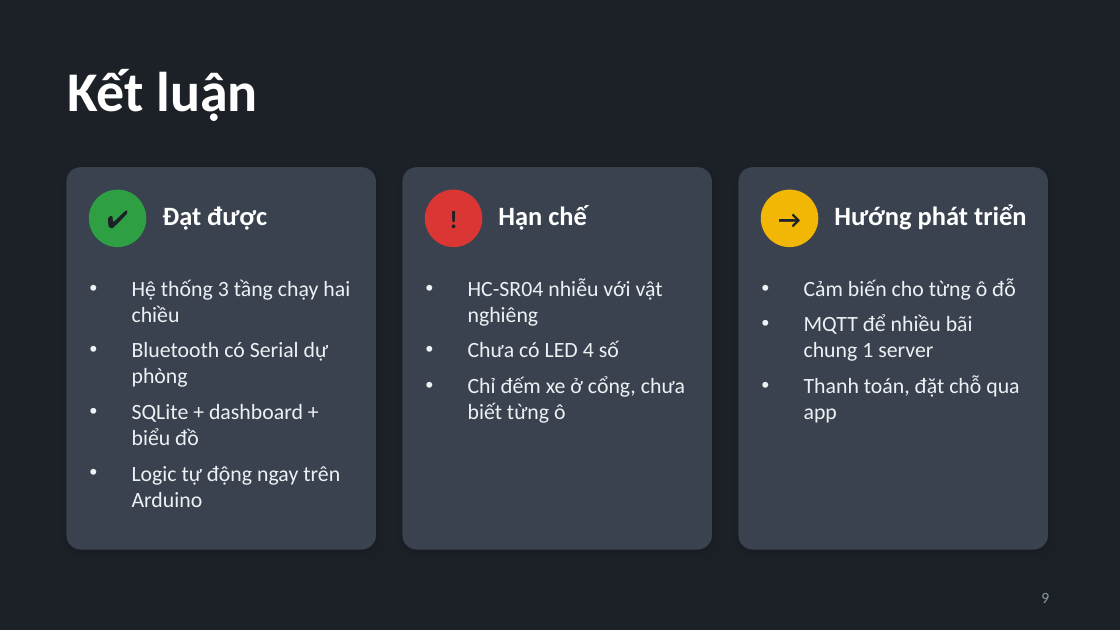
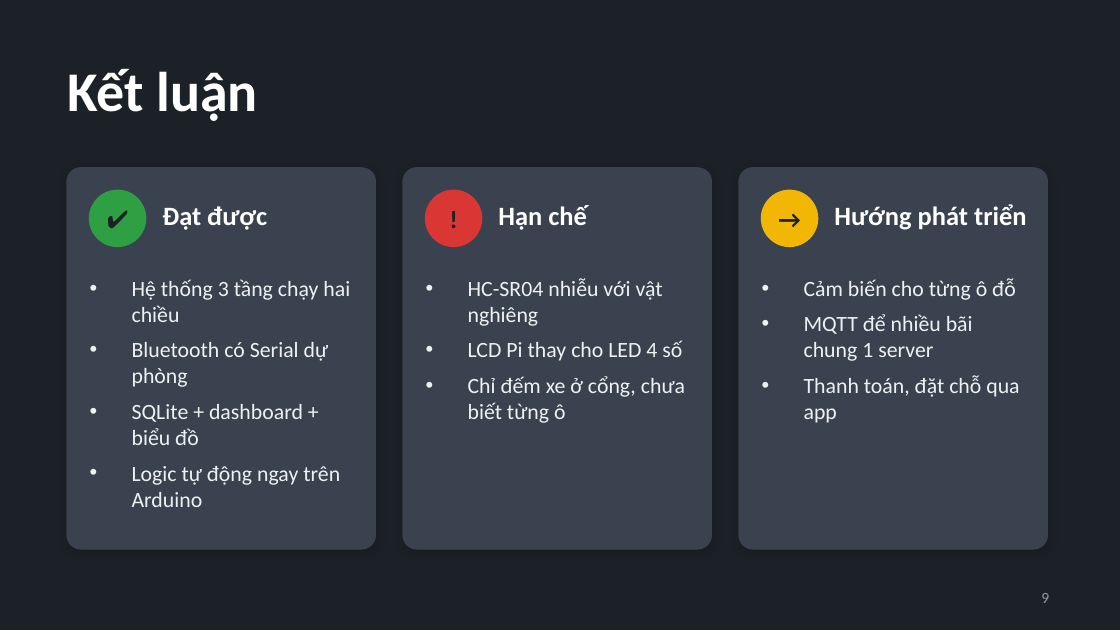
Before and after one commit to haihpse150218/iad591-smart-parking, a slide deck: slide 9 of docs/SmartParking_IAD591.pptx. Drawn at 1120x630 pixels with LibreOffice and Linux fonts; fonts in the diff are those of the drawing. Boxes give left, top, right and bottom in pixels: in the first picture for what was removed or moved away, otherwise in the second. Text is boxed around its words. In the diff, an @@ line names an element or a change of style, - is before the commit and + after.

```diff
--- a/docs/SmartParking_IAD591.pptx
+++ b/docs/SmartParking_IAD591.pptx
@@ text at [468,340,682,361]: text changed @@
-• Chưa có LED 4 số
+• LCD Pi thay cho LED 4 số
```
Also in this commit, not shown: 3 other slides changed, 5 other files.
